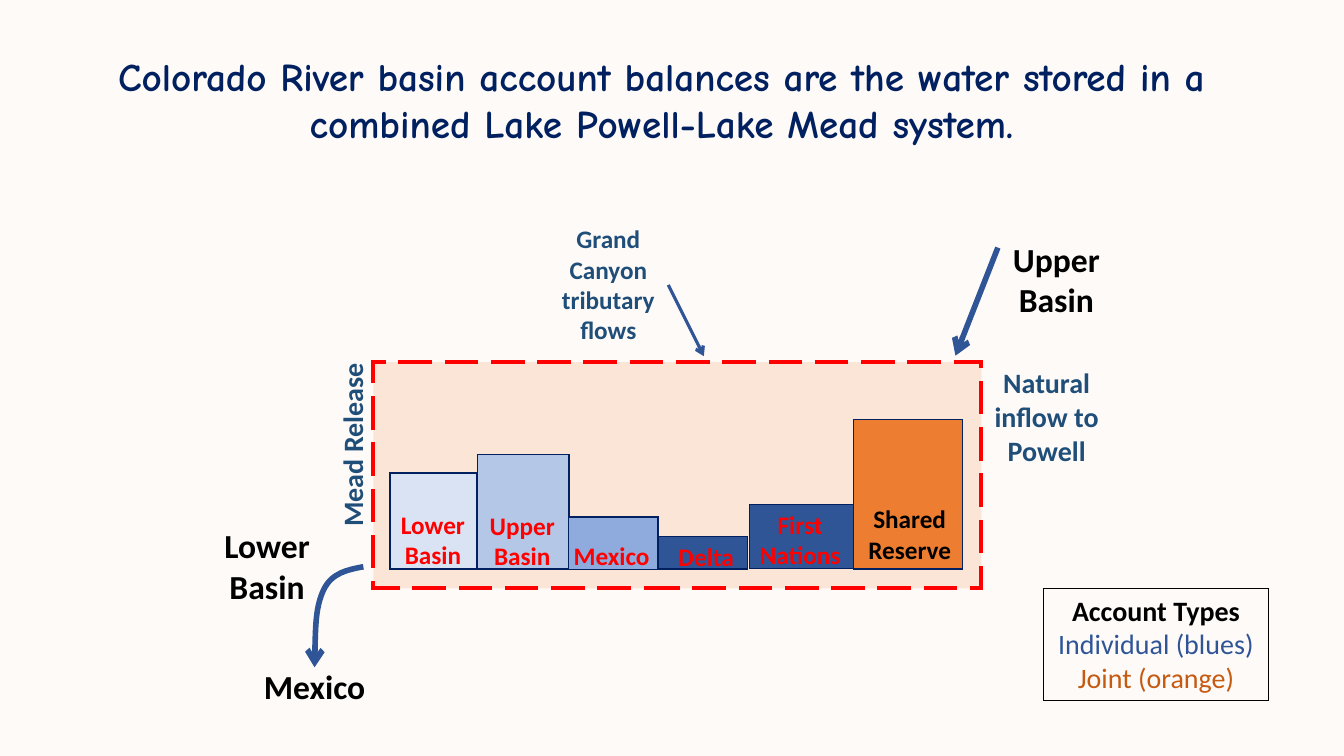
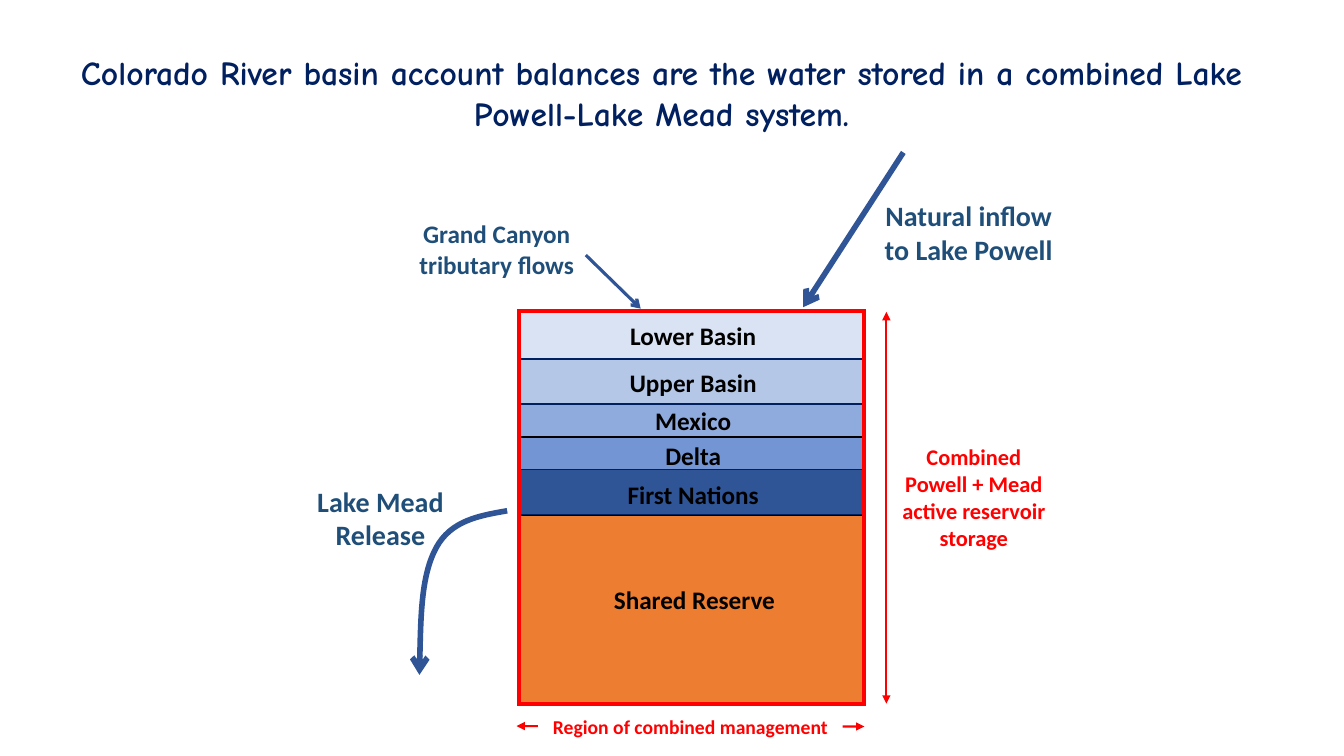
Before and after one commit to dzeke/ColoradoRiverCoding, a slide deck: slide 3 of ModelMusings/Support/LetsStart/ColoradoRiverBasinAccounts-LetsStart.pptx. Drawn at 1344x756 pixels with LibreOffice and Linux fonts; fonts in the diff are those of the drawing. Boxes give left, top, right and bottom in pixels: in the first picture for what was removed or moved away, otherwise in the second. Text is boxed around its words. In the diff, an @@ line names an element or a change of style, - is before the commit and + after.

Commit message:
Update Lets start with new combined storage figure, and new manuscript

```diff
--- a/ModelMusings/Support/LetsStart/ColoradoRiverBasinAccounts-LetsStart.pptx
+++ b/ModelMusings/Support/LetsStart/ColoradoRiverBasinAccounts-LetsStart.pptx
@@ background #FEFAF8 to #FFFFFF @@
@@ text "Colorado River basin account balances ..." at [81,62,1242,132]: size 28 to 24 pt @@
@@ arrow moved from (998, 248) - (956, 356) to (903, 152) - (804, 308) @@
@@ text at [885,206,1052,261]: text changed @@
-Natural inflow to Powell
+Natural inflow to Lake Powell
@@ text "Grand Canyon tributary flows" rewrapped from [562,230,655,339] to [419,225,574,278] @@
@@ arrow moved from (668, 285) - (704, 356) to (586, 255) - (641, 309) @@
@@ text "Lower Basin" at [630,327,756,345]: size 24 to 18 pt @@
@@ text "Lower Basin": place and size @@
-text "Lower Basin" at [224,536,309,600]
+text "Lower Basin" at [630,327,756,345]
@@ group added at [517,312,1045,738]: 5 rectangles, 3 double arrows, 2 texts @@
+Combined Powell + Mead active reservoir storage
+Region of combined management
@@ text "Upper Basin": place and size @@
-text "Upper Basin" at [1013,250,1100,313]
+text "Upper Basin" at [630,374,756,396]
@@ text "Upper Basin" at [630,374,756,396]: size 24 to 18 pt @@
@@ text colour #FF0000 to #000000 in 3 elements at [665,447,721,471], [628,486,759,504], [655,412,731,437] @@
@@ text "Mexico": place and size @@
-text "Mexico" at [574,547,650,571]
+text "Mexico" at [655,412,731,437]
@@ rectangle: place and size @@
-rectangle at [373,362,981,588]
+rectangle at [519,438,864,470]
@@ rectangle at [519,438,864,470]: fill #FBE5D6 to #7395D3; outline #FF0000 3 pt dashed to #000000 1 pt @@
@@ text "Delta": place and size @@
-text "Delta" at [678,548,734,572]
+text "Delta" at [665,447,721,471]
@@ rectangle: place and size @@
-rectangle at [658,536,747,569]
+rectangle at [519,470,864,514]
@@ text "First Nations": place and size @@
-text "First Nations" at [760,516,841,571]
+text "First Nations" at [628,486,759,504]
@@ text "Lake Mead Release" at [317,492,443,546]: rotation 270 to 0 degrees @@
@@ text at [317,492,443,546]: text changed @@
-Mead Release
+Lake Mead Release
@@ group removed at [264,419,963,700]: 5 rectangles, 3 texts @@
-Mexico
-Upper Basin
-Lower Basin
@@ freeform shape: place and size @@
-freeform shape at [315,567,363,667]
+freeform shape at [419,511,507,676]
@@ text "Shared Reserve" rewrapped from [868,510,951,559] to [614,591,775,609] @@
@@ rectangle removed at [1044,589,1269,701] @@
-Account Types
-Individual (blues)
-Joint (orange)
```
Also in this commit, not shown: 1 other slide changed, 2 other files.
